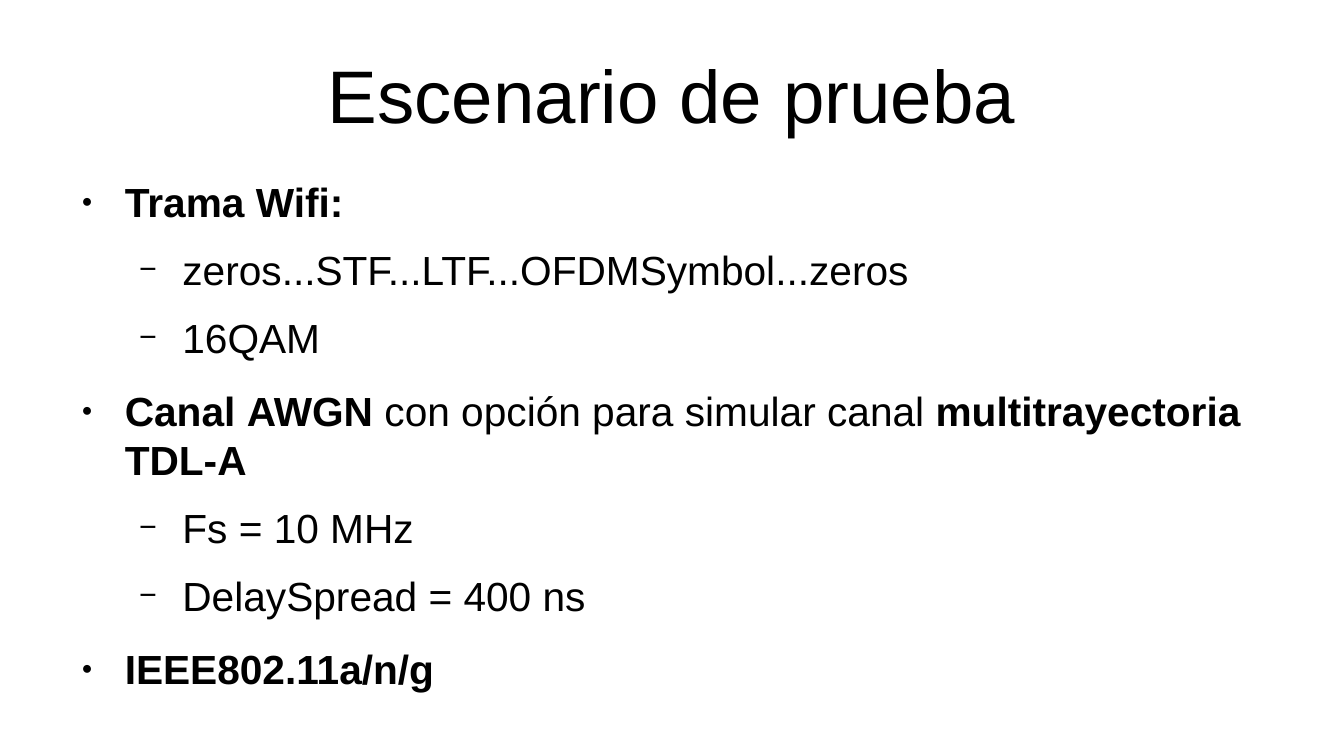
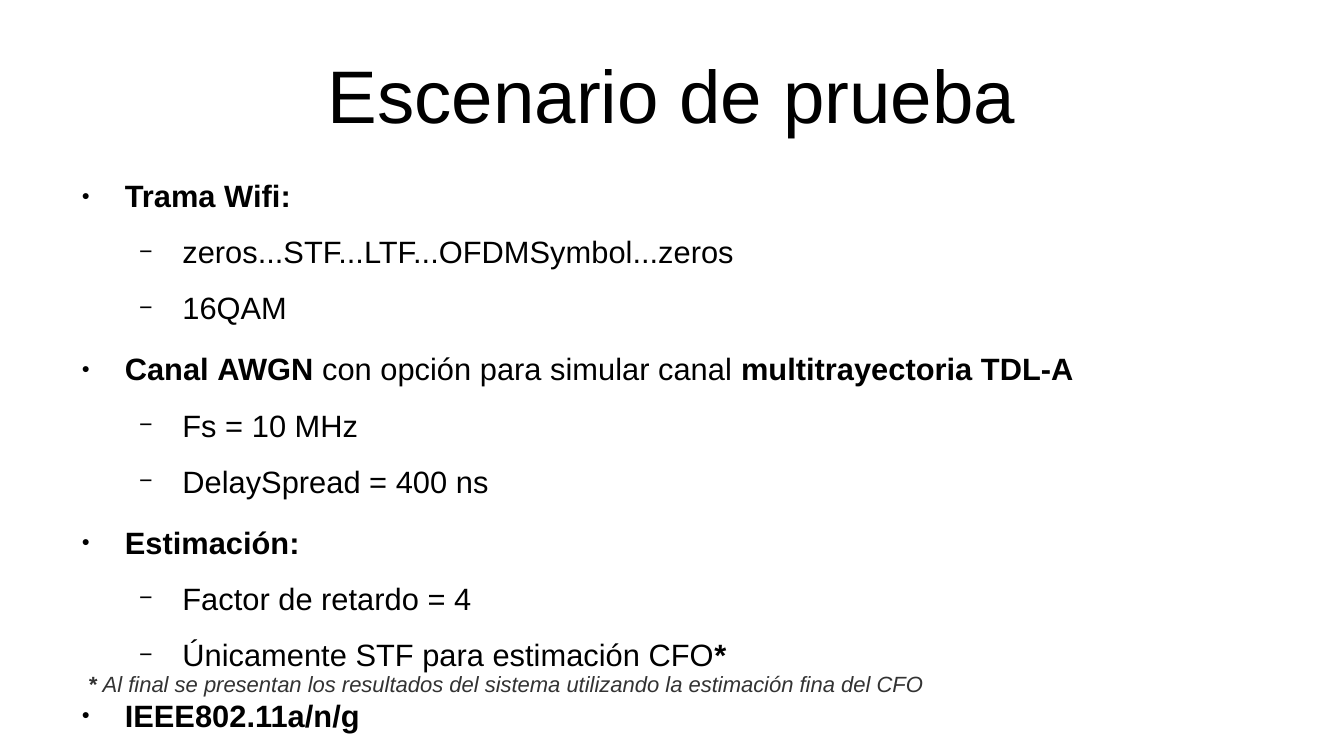
Before and after one commit to Th3Cr4ck/Wifi-OFDM-sync, a slide deck: slide 2 of Avances/Pruebas Sinc STF por diferencias.odp. Drawn at 1344x756 pixels with LibreOffice and Linux fonts; fonts in the diff are those of the drawing. Boxes give left, top, right and bottom in pixels: in the first picture for what was removed or moved away, otherwise in the second. Text is boxed around its words. In the diff, an @@ line names an element or a change of style, - is before the commit and + after.

Commit message:
Pruebas sincronizacion wifi con WifiSyncSTF por el metodo de diferencias. Dejar de rastrear los archivos .asv

```diff
--- a/Avances/Pruebas Sinc STF por diferencias.odp
+++ b/Avances/Pruebas Sinc STF por diferencias.odp
@@ text at [125, 184, 1073, 733]: size 24.1 to 18.2 pt in "Trama Wifi:", "zeros...STF...LTF...OFDMSymbol...zeros", "16QAM", "Canal AWGN con opción para simular canal ..." and 3 more places @@
@@ text at [125, 531, 727, 672]: paragraphs added @@
+● Estimación:
+  − Factor de retardo = 4
+  − Únicamente STF para estimación CFO*
@@ text added at [103, 675, 923, 697], 13 pt, text #333333, italic @@
+* Al final se presentan los resultados del sistema utilizando la estimación fina del CFO
```
Also in this commit, not shown: 10 other slides changed, 4 slides added, 7 other files.
